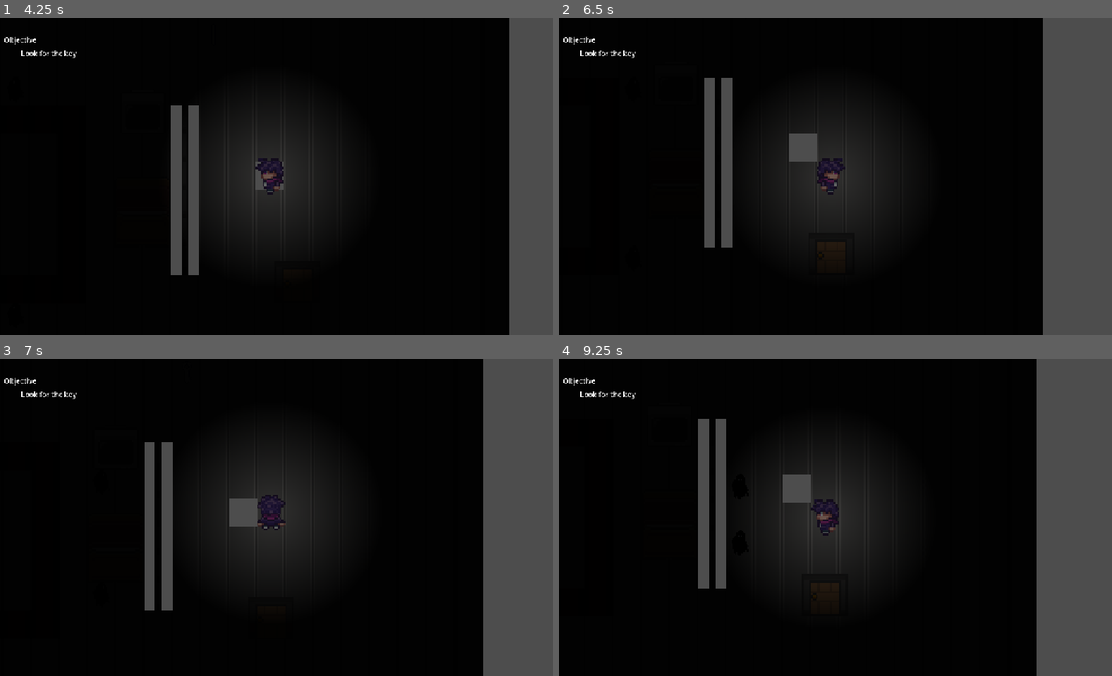
Above: before the commit, frames 1-4 (two rows, left to right).
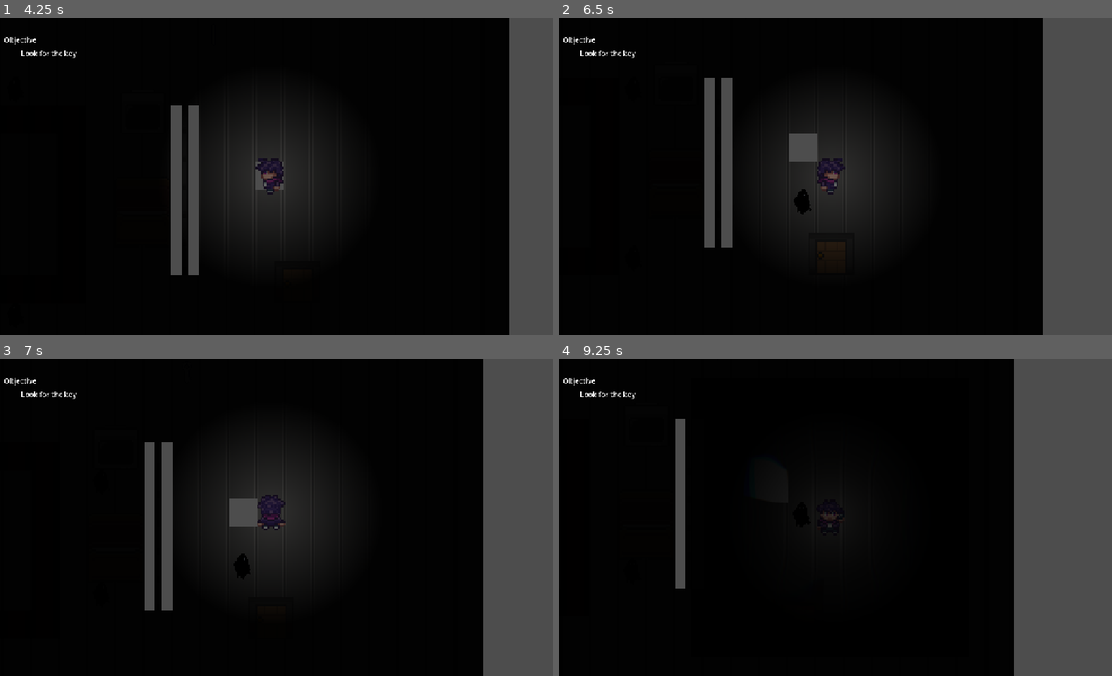
Above: after the commit, the same moments.

Repository: rstricke/Whistlefreeze52
Game: Godot game, scene res://scenes/main.tscn
The game is run twice, just before and just after one commit, with the same random seed, the same clock (stepped at 60 frames per second) and the same inputs.
Inputs:
- Up to frame 1 (4.25 s): tap Enter at 0.5 s; hold D (move_right) 0.53-1.28 s; tap F (whistle) every 0.75 s from 0.6 to 3.6 s; hold S (move_down) 1.28-2.03 s; hold D (move_right) 2.03-2.78 s; hold W (move_up) 2.78-3.53 s; hold A (move_left) from 3.53 s (still down)
- Up to frame 2 (6.5 s): tap F (whistle) at 4.35, 5.1, 5.85 s; release A (move_left) at 5.03 s; hold S (move_down) 5.03-5.78 s; hold D (move_right) from 5.78 s (still down)
- Up to frame 3 (7 s): release D (move_right) at 6.53 s; hold W (move_up) from 6.53 s (still down); tap F (whistle) at 6.6 s
- Up to frame 4 (9.25 s): release W (move_up) at 7.28 s; hold D (move_right) 7.28-8.03 s; tap F (whistle) at 7.35, 8.1, 8.85 s; hold S (move_down) 8.03-8.78 s; hold A (move_left) from 8.78 s (still down)

Frame 1 is identical in both runs. In frame 2, 0.2% of the frame differs, in the area x 42-46%, y 54-62%; in frame 3, less than 0.1%; in frame 4, 9.8%, in the area x 21-87%, y 0-100%.

Commit message:
Add monster spawning when whistling

Diff:
--- a/game/scenes/main.tscn
+++ b/game/scenes/main.tscn
@@ -11139,6 +11139,7 @@
 obstacleTileMap = NodePath("ObstacleTileMapLayer")
 lockedDoor = NodePath("DoorContainer/Locked")
 unlockedDoor = NodePath("DoorContainer/Unlocked")
+monsterScene = ExtResource("3_sugp2")
 
 [node name="CanvasGroup" type="CanvasGroup" parent="." unique_id=1633049487]
 
@@ -11258,3 +11259,4 @@
 
 [connection signal="TURN_END" from="Player" to="." method="_on_player_turn_end"]
 [connection signal="UNLOCK_DOOR" from="Player" to="." method="unlock_door"]
+[connection signal="WHISTLED" from="Player" to="." method="spawn_monster"]
--- a/game/scripts/grid.gd
+++ b/game/scripts/grid.gd
@@ -12,10 +12,13 @@
 @export var lockedDoor: TileMapLayer
 @export var unlockedDoor: TileMapLayer
 
+@export var monsterScene: PackedScene
+
 var monsters: Array[Monster]
 var walls: Array[StaticBody2D]
 var astar_grid: AStarGrid2D
 var door_key: Area2D
+
 # Called when the node enters the scene tree for the first time.
 func _ready() -> void:
 	player.cell_size = CELL_SIZE
@@ -116,6 +119,15 @@
 	add_child(new_key)
 	return new_key
 
+func spawn_monster():
+	var pos = get_random_walkable_point()
+	var monster: Monster = monsterScene.instantiate() as Monster
+	monster.position = pos
+	find_child("Monsters").add_child(monster)
+	monster.cell_size = CELL_SIZE
+	monsters.append(monster)
+
+
 func get_random_walkable_point() -> Vector2:
 	var rect := astar_grid.region
 
--- a/game/scripts/player.gd
+++ b/game/scripts/player.gd
@@ -15,6 +15,7 @@
 # Used to let the parent know that the player's turn has ended
 signal TURN_END
 signal UNLOCK_DOOR
+signal WHISTLED
 
 # Player script sets to false, parent sets back to true after monsters go
 var player_turn := true
@@ -82,6 +83,7 @@
 		whistle_cd = whistle_cd_base
 		anim.play("whistling")
 		spawn_pulse()
+		WHISTLED.emit()
 		for i in whistle_cast.get_collision_count():
 			var obj = whistle_cast.get_collider(i)
 			if obj is Monster:
